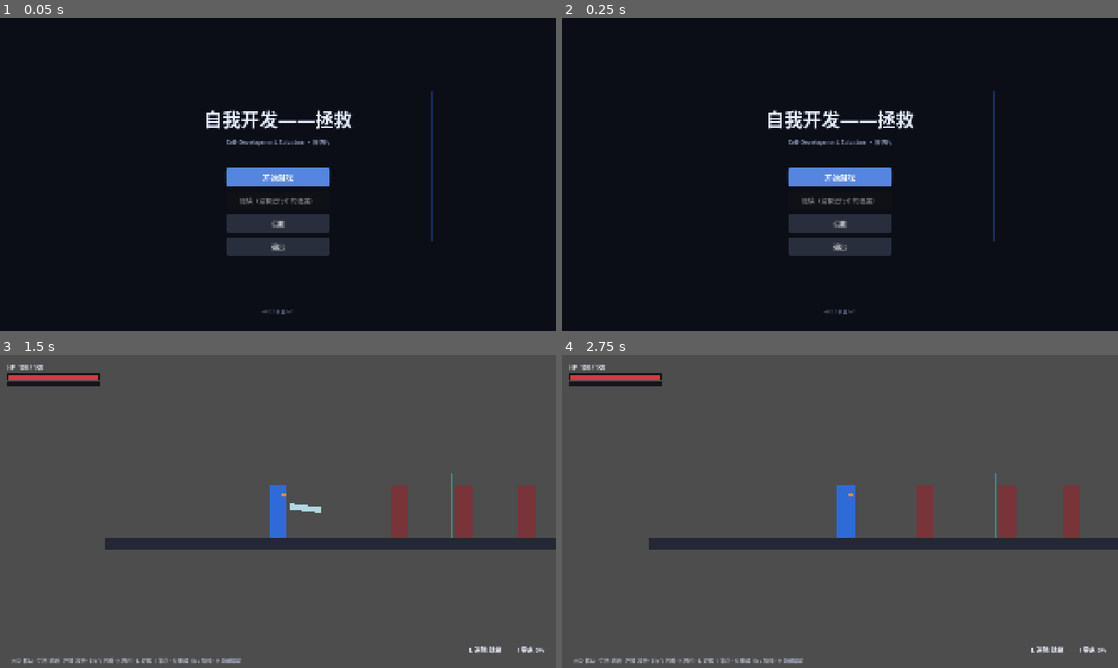
Above: before the commit, frames 1-4 (two rows, left to right).
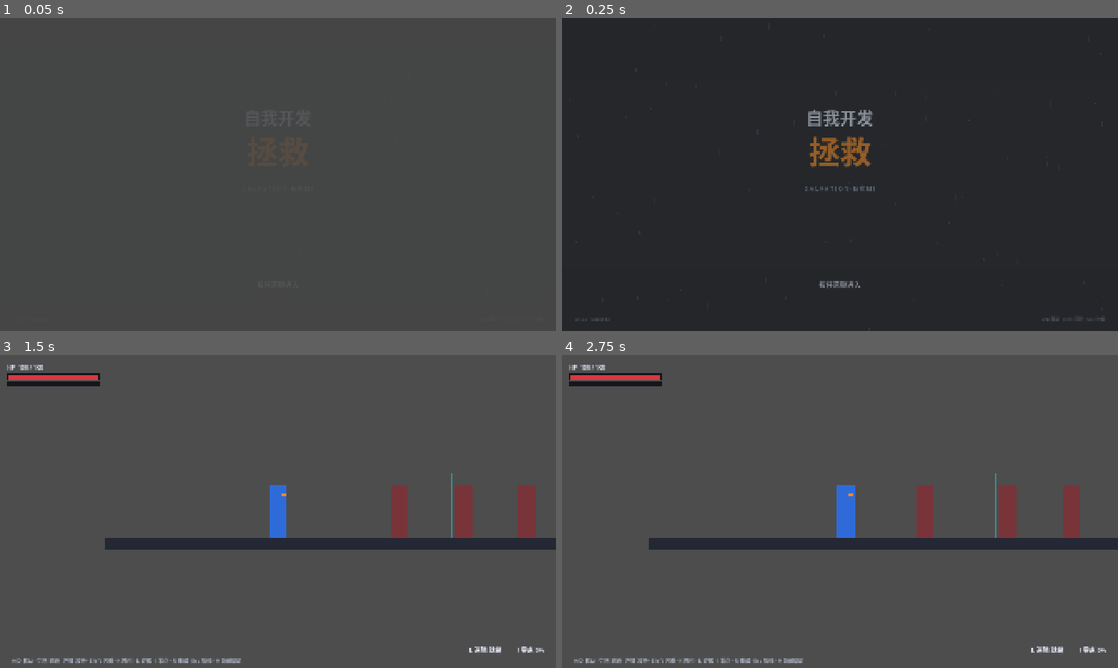
Above: after the commit, the same moments.

Repository: e-fity/self-development-salvation
Game: Godot game, scene res://scenes/ui/splash.tscn
Same seed, same stepped clock (60 frames per second), same inputs: the game is played once before the commit and once after it. Before the commit the project starts from res://scenes/ui/title.tscn.
Inputs (mouse positions are in pixels of both pictures, inside the frame that each line leads up to):
- Up to frame 1 (0.05 s): no input
- Up to frame 2 (0.25 s): no input
- Up to frame 3 (1.5 s): click (278, 514) at 0.5 s, where only the run before the commit has a clickable "开始游戏"; click (278, 514) at 1.25 s, where only the run after the commit has a clickable "开始游戏"
- Up to frame 4 (2.75 s): tap Enter (ui_accept) at 2 s; move the mouse to (962, 495) at 2.02 s; hold D (move_right) from 2.03 s (still down); click (962, 495) at 2.1 s; tap Space (jump) at 2.27 s

The runs differ from the first frame. In frame 1, 100% of the frame differs, in the area x 0-100%, y 0-100%; in frame 2, 97%; in frame 3, 0.1%; in frame 4, nothing differs.

Commit message:
feat(ui): 增加启动页（程序化雨幕 + 按任意键进入）

Diff:
--- a/game/project.godot
+++ b/game/project.godot
@@ -12,7 +12,7 @@
 
 config/name="salvation"
 config/version="0.2.0"
-run/main_scene="res://scenes/ui/title.tscn"
+run/main_scene="res://scenes/ui/splash.tscn"
 config/features=PackedStringArray("4.7", "GL Compatibility")
 config/icon="res://icon.svg"
 
--- /dev/null
+++ b/game/scenes/ui/splash.gd
@@ -0,0 +1,154 @@
+extends Control
+## 启动页：程序化雨幕 + 标题 + 「按任意键进入」。
+## 任意键 / 鼠标点击 / 手柄键进入标题菜单；6 秒无操作自动进入。
+
+const TITLE_SCENE := "res://scenes/ui/title.tscn"
+const FALLBACK_VERSION := "0.2.0"
+const AUTO_ADVANCE := 6.0
+const RAIN_COUNT := 110
+const DESIGN_SIZE := Vector2(1920.0, 1080.0)
+
+var _elapsed := 0.0
+var _leaving := false
+var _hint: Label
+var _rain_x := PackedFloat32Array()
+var _rain_y := PackedFloat32Array()
+var _rain_len := PackedFloat32Array()
+var _rain_speed := PackedFloat32Array()
+var _rain_alpha := PackedFloat32Array()
+var _rng := RandomNumberGenerator.new()
+
+
+func _ready() -> void:
+	process_mode = Node.PROCESS_MODE_ALWAYS
+	set_anchors_preset(Control.PRESET_FULL_RECT)
+	mouse_filter = Control.MOUSE_FILTER_STOP
+	_rng.seed = 20261120
+	_build()
+	_spawn_rain()
+	modulate.a = 0.0
+	create_tween().tween_property(self, "modulate:a", 1.0, 0.45)
+
+
+func _build() -> void:
+	var top := Label.new()
+	top.name = "TitleTop"
+	_place(top, Rect2(0, 296, DESIGN_SIZE.x, 92), 58, Color(0.86, 0.90, 0.96))
+	top.text = "自我开发"
+	add_child(top)
+
+	var main := Label.new()
+	main.name = "TitleMain"
+	_place(main, Rect2(0, 378, DESIGN_SIZE.x, 156), 108, Color(0.941, 0.541, 0.141))
+	main.text = "拯救"
+	add_child(main)
+
+	var rule := ColorRect.new()
+	rule.name = "Rule"
+	rule.position = Vector2(860, 552)
+	rule.size = Vector2(200, 2)
+	rule.color = Color(0.26, 0.52, 0.92, 0.5)
+	rule.mouse_filter = Control.MOUSE_FILTER_IGNORE
+	add_child(rule)
+
+	var sub := Label.new()
+	sub.name = "Subtitle"
+	_place(sub, Rect2(0, 570, DESIGN_SIZE.x, 34), 20, Color(0.55, 0.62, 0.72))
+	sub.text = "S A L V A T I O N · 灰盒 M1"
+	add_child(sub)
+
+	_hint = Label.new()
+	_hint.name = "Hint"
+	_place(_hint, Rect2(0, 900, DESIGN_SIZE.x, 40), 24, Color(0.88, 0.92, 0.98))
+	_hint.text = "按任意键进入"
+	add_child(_hint)
+
+	var ver := Label.new()
+	ver.name = "Version"
+	_place(ver, Rect2(44, 1026, 720, 24), 15, Color(0.40, 0.46, 0.55))
+	ver.horizontal_alignment = HORIZONTAL_ALIGNMENT_LEFT
+	ver.text = "v%s · Godot 4.7" % str(
+			ProjectSettings.get_setting("application/config/version", FALLBACK_VERSION))
+	add_child(ver)
+
+	var foot := Label.new()
+	foot.name = "Footer"
+	_place(foot, Rect2(1160, 1026, 716, 24), 15, Color(0.40, 0.46, 0.55))
+	foot.horizontal_alignment = HORIZONTAL_ALIGNMENT_RIGHT
+	foot.text = "A/D 移动 · Shift 闪避 · K/L/I 技能"
+	add_child(foot)
+
+
+func _place(label: Label, rect: Rect2, font_size: int, color: Color) -> void:
+	label.position = rect.position
+	label.size = rect.size
+	label.horizontal_alignment = HORIZONTAL_ALIGNMENT_CENTER
+	label.vertical_alignment = VERTICAL_ALIGNMENT_CENTER
+	label.add_theme_font_size_override("font_size", font_size)
+	label.add_theme_color_override("font_color", color)
+	label.mouse_filter = Control.MOUSE_FILTER_IGNORE
+
+
+func _spawn_rain() -> void:
+	for _i in RAIN_COUNT:
+		_rain_x.append(_rng.randf_range(0.0, DESIGN_SIZE.x))
+		_rain_y.append(_rng.randf_range(-200.0, DESIGN_SIZE.y))
+		_rain_len.append(_rng.randf_range(16.0, 74.0))
+		_rain_speed.append(_rng.randf_range(260.0, 720.0))
+		_rain_alpha.append(_rng.randf_range(0.06, 0.26))
+
+
+func _process(delta: float) -> void:
+	if _leaving:
+		return
+	_elapsed += delta
+	for i in _rain_y.size():
+		_rain_y[i] += _rain_speed[i] * delta
+		_rain_x[i] -= 18.0 * delta
+		if _rain_y[i] > DESIGN_SIZE.y + 60.0:
+			_rain_y[i] = -_rain_len[i]
+			_rain_x[i] = _rng.randf_range(0.0, DESIGN_SIZE.x + 60.0)
+	if _hint != null:
+		_hint.modulate.a = 0.78 + 0.22 * sin(_elapsed * 3.2)
+	queue_redraw()
+	if _elapsed >= AUTO_ADVANCE:
+		_go_title()
+
+
+func _draw() -> void:
+	draw_rect(Rect2(Vector2.ZERO, DESIGN_SIZE), Color(0.024, 0.031, 0.047))
+	# 中部冷色氛围：用细条叠出上下渐隐的软光，避免硬边色块
+	for i in 28:
+		var y := 120.0 + 30.0 * float(i)
+		var t := ((y + 15.0) - 540.0) / 440.0
+		var glow := maxf(0.0, 0.11 * (1.0 - t * t))
+		draw_rect(Rect2(0, y, DESIGN_SIZE.x, 30.0), Color(0.10, 0.18, 0.30, glow))
+	for i in _rain_y.size():
+		var start := Vector2(_rain_x[i], _rain_y[i])
+		var end := start + Vector2(-3.0, _rain_len[i])
+		draw_line(start, end, Color(0.50, 0.68, 0.90, _rain_alpha[i]), 1.0)
+
+
+func _input(event: InputEvent) -> void:
+	if _leaving:
+		return
+	var pressed := false
+	if event is InputEventKey:
+		pressed = event.pressed and not event.echo
+	elif event is InputEventMouseButton:
+		pressed = event.pressed
+	elif event is InputEventJoypadButton:
+		pressed = event.pressed
+	if pressed:
+		get_viewport().set_input_as_handled()
+		_go_title()
+
+
+func _go_title() -> void:
+	if _leaving:
+		return
+	_leaving = true
+	var tween := create_tween()
+	tween.tween_property(self, "modulate:a", 0.0, 0.28)
+	await tween.finished
+	get_tree().change_scene_to_file(TITLE_SCENE)
--- /dev/null
+++ b/game/scenes/ui/splash.tscn
@@ -0,0 +1,12 @@
+[gd_scene load_steps=2 format=3]
+
+[ext_resource type="Script" path="res://scenes/ui/splash.gd" id="1_splash"]
+
+[node name="Splash" type="Control"]
+layout_mode = 3
+anchors_preset = 15
+anchor_right = 1.0
+anchor_bottom = 1.0
+grow_horizontal = 2
+grow_vertical = 2
+script = ExtResource("1_splash")
--- a/game/tests/smoke_test.gd
+++ b/game/tests/smoke_test.gd
@@ -15,6 +15,7 @@
 ##   Boss     血量、阶段转换、转换期无敌与锁定出招、判定盒尺寸
 ##   Audio    BGM 走流内循环，不靠 finished 重播
 ##   Debug    无敌 / 冻结 AI / 控制台命令 / 秒杀
+##   Splash   启动页标题与「按任意键」入口
 
 var _passed := 0
 var _failed := 0
@@ -34,6 +35,7 @@
 	_check_level()
 	await _check_level_resume()
 	await _check_title_continue()
+	await _check_splash()
 	await _check_boss()
 	_check_audio()
 	await _check_debug()
@@ -538,6 +540,23 @@
 	title.queue_free()
 	await get_tree().process_frame
 	Save.reset_progress()
+
+
+# ---------------- Splash：启动页 ----------------
+func _check_splash() -> void:
+	print("[Splash] 启动页")
+	var scene: Node = load("res://scenes/ui/splash.tscn").instantiate()
+	add_child(scene)
+	await get_tree().process_frame
+
+	var title: Label = scene.get_node_or_null("TitleMain")
+	var hint: Label = scene.get_node_or_null("Hint")
+	_check(scene.has_method("_go_title"), "启动页有进入入口")
+	_check(title != null and title.text.contains("拯救"), "启动页标题正确")
+	_check(hint != null and hint.text.contains("按任意键"), "启动页有进入提示")
+
+	scene.queue_free()
+	await get_tree().process_frame
 
 
 # ---------------- Audio ----------------
Not shown, added: game/scenes/ui/splash.gd.uid
Not shown, changed: docs/代码审查报告.md
Not shown, changed: docs/代码规约.md
Not shown, changed: docs/工程规范.md
Not shown, changed: docs/架构与逻辑说明.md
Not shown, changed: docs/迭代计划.md
Not shown, changed: docs/验收清单.md
